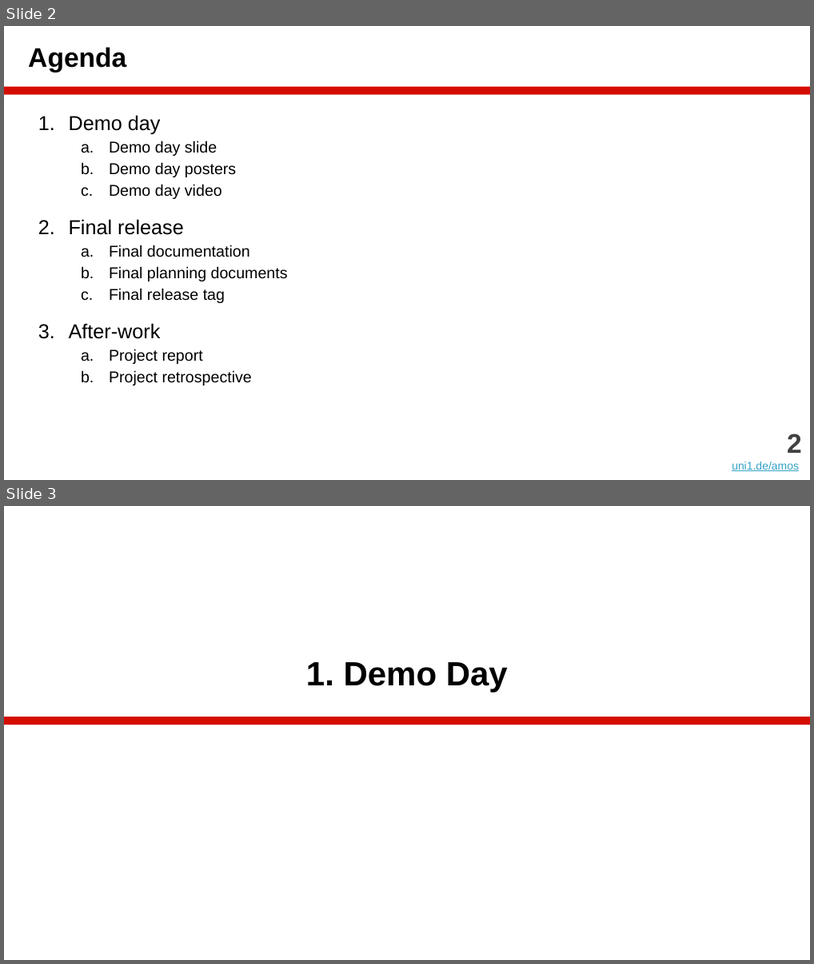
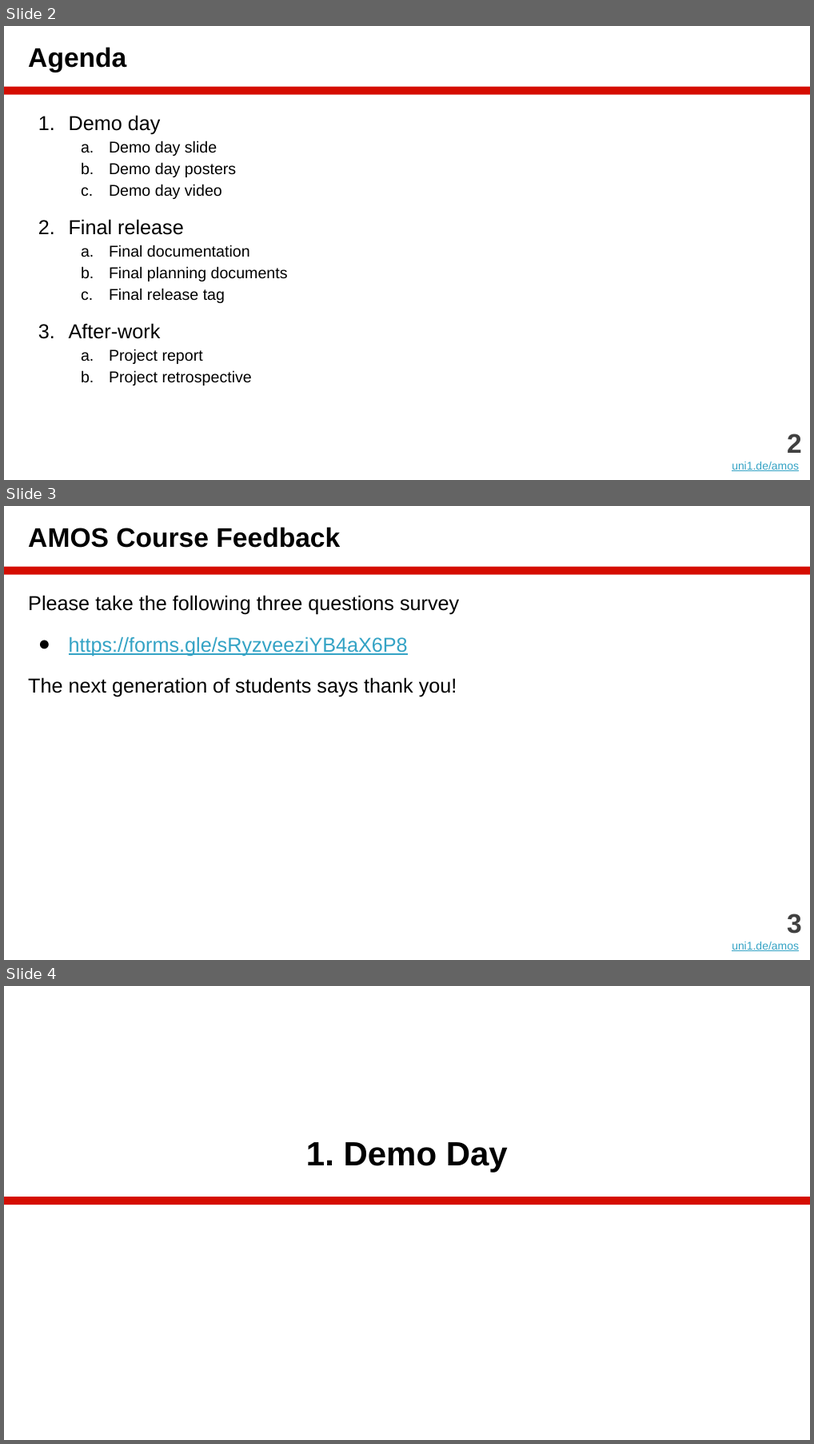
Before and after one commit to dirkriehle/amos-course, a slide deck: Lecture slides/AMOS C01 - Demo Day Preparation.pptx. Shown one above the other, each under a label of ours: slides 2 and 3 before the commit, slides 2, 3 and 4 after it. The pictures are 814x964 and 814x1444 pixels, drawn with LibreOffice and Linux fonts; fonts in the diff are those of the drawing. Boxes give left, top, right and bottom in pixels: in the first picture for what was removed or moved away, otherwise in the second. Text is boxed around its words. In the diff, an @@ line names an element or a change of style, - is before the commit and + after.

Commit message:
Final version for AMOS summer 2024

```diff
--- a/Lecture slides/AMOS C01 - Demo Day Preparation.pptx
+++ b/Lecture slides/AMOS C01 - Demo Day Preparation.pptx
@@ slide 3 added at [4,506,810,960], background #FFFFFF; not listed: 1 template element that a slide beside it also shows @@
@@ title added at [28,527,340,548], 24 pt, text #000000, bold @@
+AMOS Course Feedback
@@ text added at [28,595,459,697], 18 pt, text #000000 @@
+Please take the following three questions survey
+● https://forms.gle/sRyzveeziYB4aX6P8
+The next generation of students says thank you!
@@ text added at [732,913,802,951], 10 pt, text #34A3C5, underline @@
+3
+uni1.de/amos
@@ what was slide 3 is now slide 4 @@
```
Also in this commit, not shown: 2 slides changed, 11 other files.
